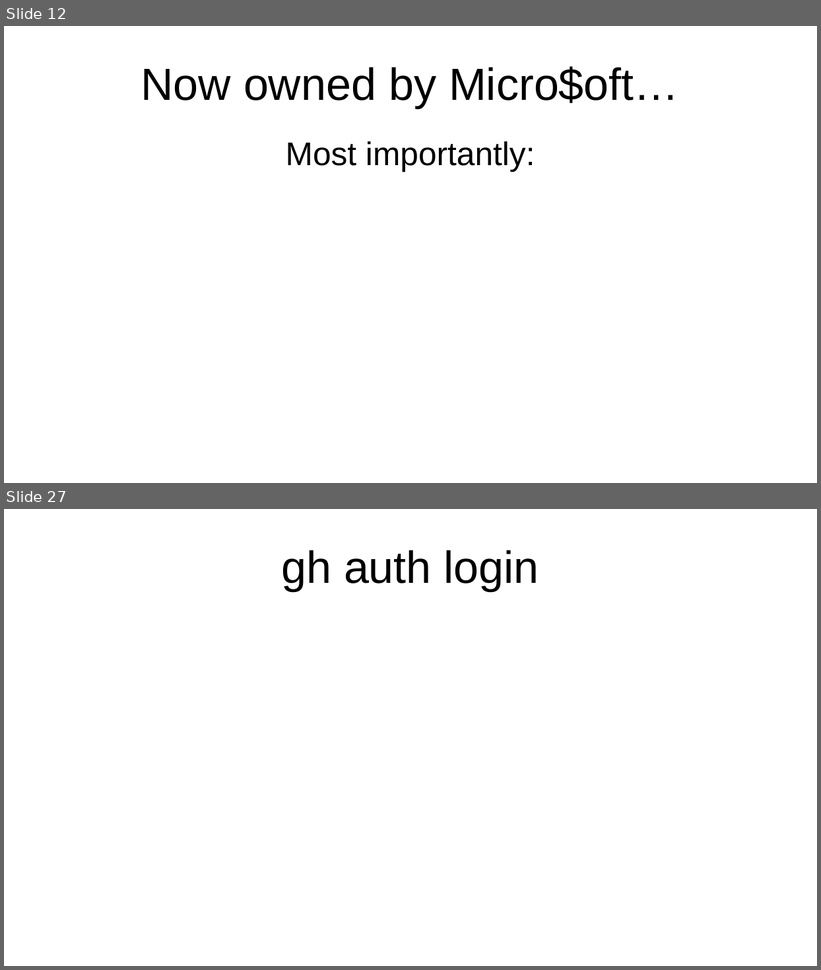
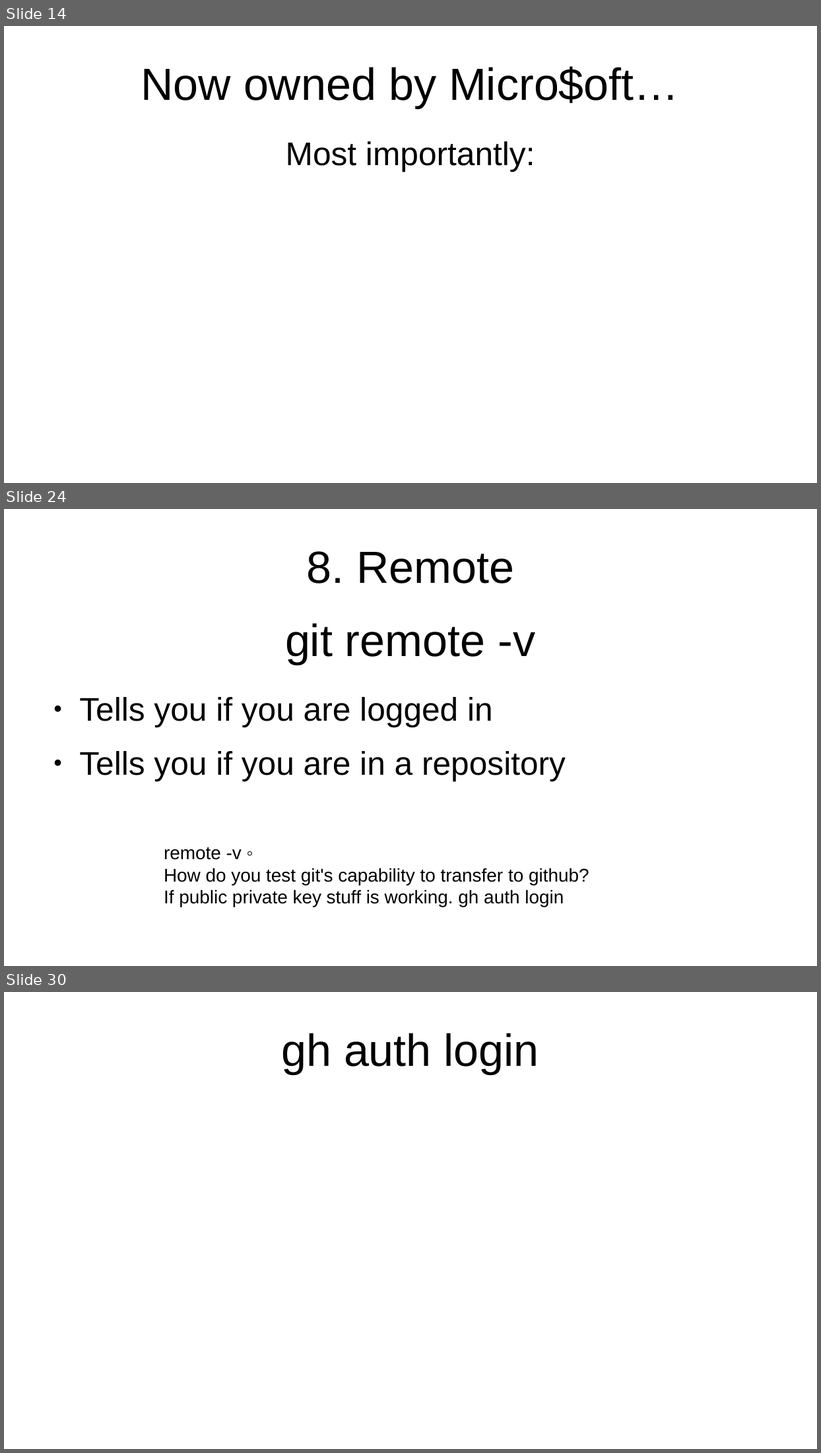
Before and after one commit to flintiii/TenStatementGit, a slide deck: vm_workshop_presentation.odp. Shown one above the other, each under a label of ours: slides 12 and 27 before the commit, slides 14, 24 and 30 after it; the slides between them are not shown. The pictures are 821x970 and 821x1453 pixels, drawn with LibreOffice and Linux fonts; fonts in the diff are those of the drawing. Boxes give left, top, right and bottom in pixels: in the first picture for what was removed or moved away, otherwise in the second. Text is boxed around its words. In the diff, an @@ line names an element or a change of style, - is before the commit and + after.

```diff
--- a/vm_workshop_presentation.odp
+++ b/vm_workshop_presentation.odp
@@ slide 24 added at bbox=[4, 509, 817, 966], background #FFFFFF @@
@@ title added at bbox=[306, 551, 514, 584], 44 pt, text #000000 @@
+8. Remote
@@ title added at bbox=[285, 623, 535, 664], 44 pt, text #000000 @@
+git remote -v
@@ text added at bbox=[79, 697, 566, 781], 32 pt, text #000000 @@
+● Tells you if you are logged in
+● Tells you if you are in a repository
@@ text added at bbox=[164, 848, 589, 908], 18 pt, text #000000 @@
+remote -v ◦
+How do you test git's capability to transfer to github?
+If public private key stuff is working. gh auth login
@@ what was slide 12 is now slide 14 @@
@@ what was slide 27 is now slide 30 @@
```
Also in this commit, not shown: 4 slides changed, 12 other slides added, 12 slides removed.
